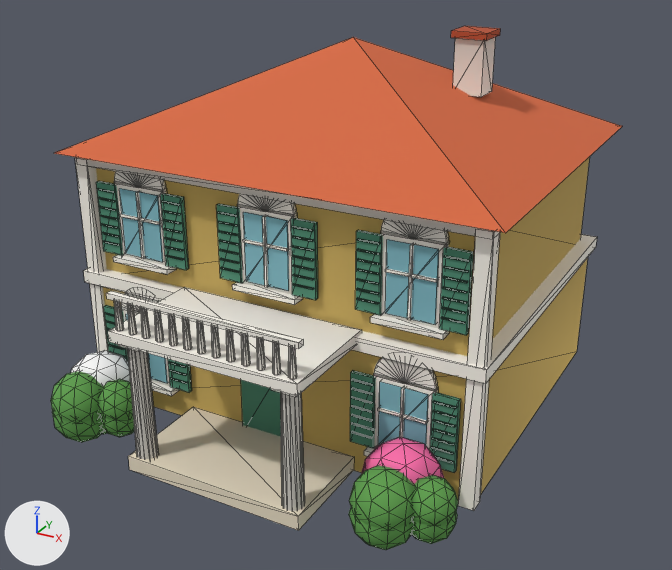
Renders of the glTF model models/world/hs-9g0593.glb from each side of a commit.
One viewpoint serves both versions: a 50 mm camera at (10.25, -19.46, 12.15) aimed at (0.27, -1.32, 3.08). Every picture has the same lights, and +X, +Y and +Z are marked at lower left. The first picture is the older version. Mesh edges are drawn as thin lines. Where no turn or scale is listed for an object, it has been applied to the vertices. Vertices at exactly the same position are counted once.

Before the edit, the objects in view are built like this:
```python
me_mesh_0 = bpy.data.meshes.new('Mesh_0')
me_mesh_0.from_pydata(...)  # 1937 vertices, 3246 faces; spans x 0.0..10.8, y -10.9..0.0, z 0.0..9.41
me_mesh_0.materials.append(mat_places)
ob_mesh_0 = bpy.data.objects.new('Mesh_0', me_mesh_0)
ob_mesh_0.location = (-5.4, 4.4, -0.44)
```
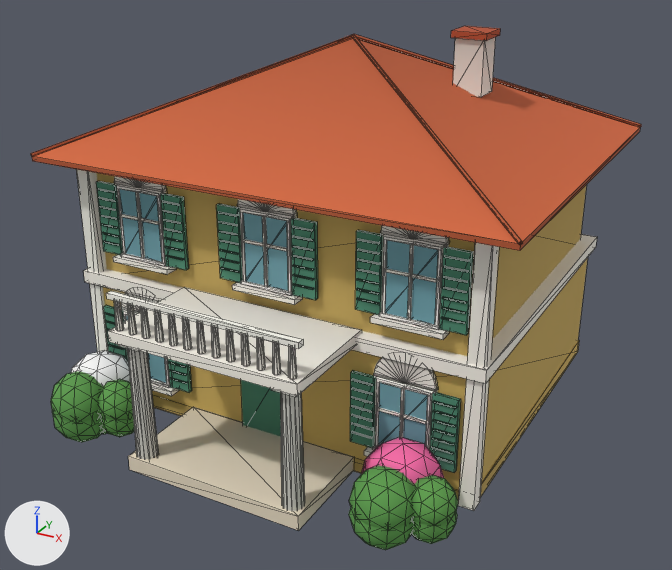
Where the newer file only moved an object's origin or applied its transform, the numbers keep the older frame.

The edits, one by one:
me_mesh_0 is used by ob_mesh_0; location (-5.4, 4.4, -0.44).
me_mesh_0 had 1937 vertices, 3246 faces and spanned x 0.0..10.8, y -10.9..0.0, z 0.0..9.41.
me_mesh_0 now has 2169 vertices, 3626 faces and spans x -0.41..11.21, y -10.9..0.35, z 0.0..9.41.
me_mesh_0 part 1: a new loose piece, a box spanning x 0.37..10.43, y -8.43..-0.37, z 0.44..0.79, in mat_places.
me_mesh_0 part 2: a new loose piece, a box spanning x 1.35..2.65, y -8.6..-8.34, z 1.28..1.34, in mat_places.
me_mesh_0 part 3: a new loose piece, a box spanning x 1.35..2.65, y -8.4..-8.14, z 4.38..4.44, in mat_places.
me_mesh_0 part 4: a new loose piece, a box spanning x 4.75..6.05, y -8.4..-8.14, z 4.38..4.44, in mat_places.
me_mesh_0 part 5: a new loose piece, a box spanning x 8.15..9.45, y -8.4..-8.14, z 4.38..4.44, in mat_places.
Part 6, on me_mesh_0:
4 vertices are removed from x 0.0..10.8, y -8.8..0.0, z 6.79.
6 faces are deleted.
90 vertices are added at x -0.41..11.21, y -9.15..0.35, z 1.34..9.26.
50 new vertices lie (0.0, 0.16, 0.0) away from vertices in x 1.39..9.41, y -8.55..-8.35, z 1.34..6.1.
242 new faces join them.
me_mesh_0 part 7: 1214 kept faces spanning x 0.25..10.55, y -10.9..-0.25, z 0.0..9.29 get new vertex colours.
Other edits to the shape of me_mesh_0 do not show in these pictures.

Location of each change, (x1, y1, x2, y2) in pixels of the pictures (672 x 570 px):
'Mesh_0', reshaped (7% wider)
    before: (51, 26, 622, 550)
    after: (31, 26, 641, 550)
part 1 of me_mesh_0, added
    after: (152, 340, 579, 502)
part 2 of me_mesh_0, added (mostly hidden)
    after: (150, 378, 170, 388)
part 3 of me_mesh_0, added
    after: (121, 253, 166, 266)
part 4 of me_mesh_0, added
    after: (240, 280, 292, 295)
part 5 of me_mesh_0, added
    after: (379, 312, 440, 330)
part 6 of me_mesh_0, built on
    before: (55, 37, 622, 233)
    after: (31, 34, 641, 449)
part 7 of me_mesh_0, recoloured
    before: (75, 157, 593, 498)
    after: (76, 169, 593, 498)
